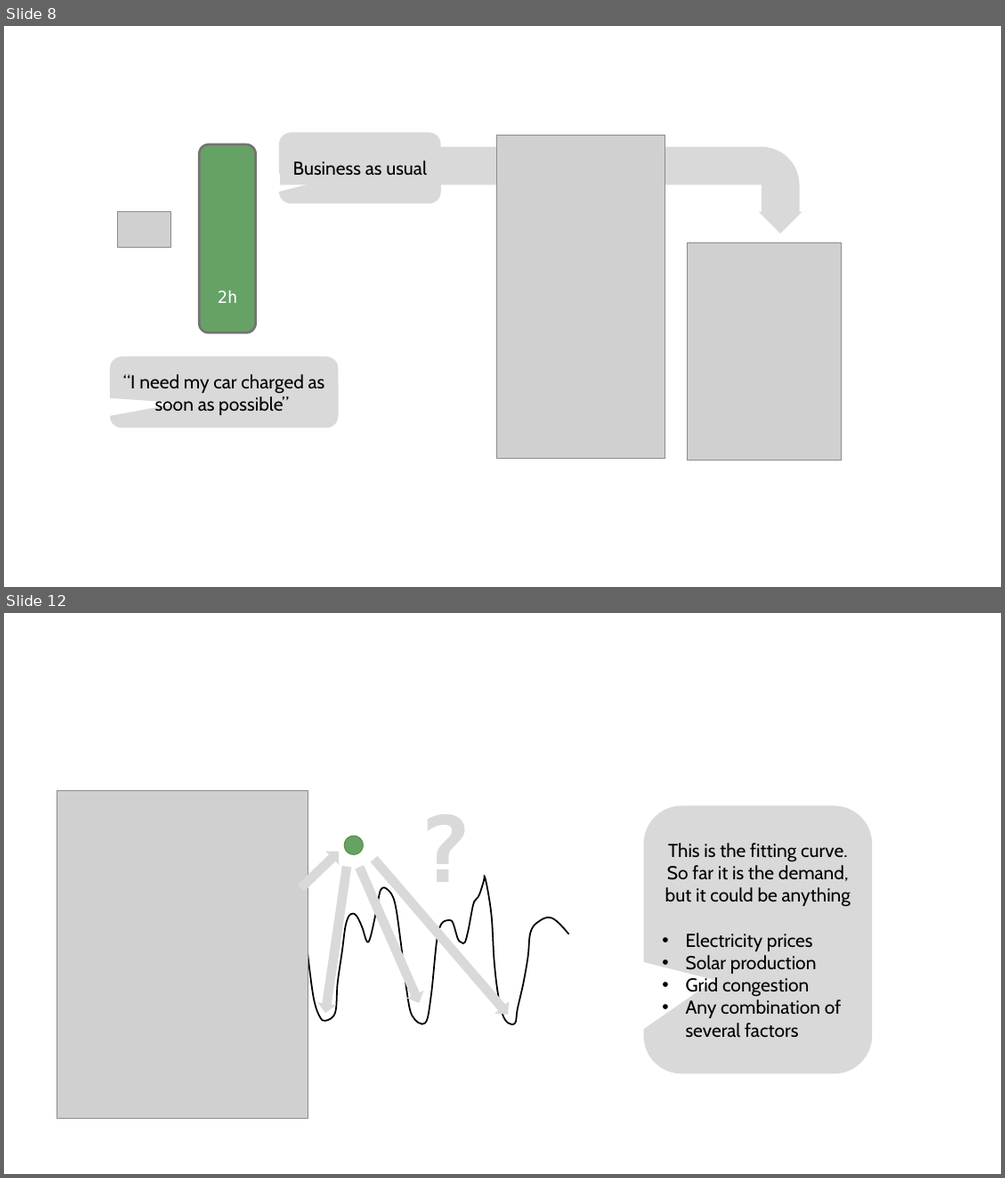
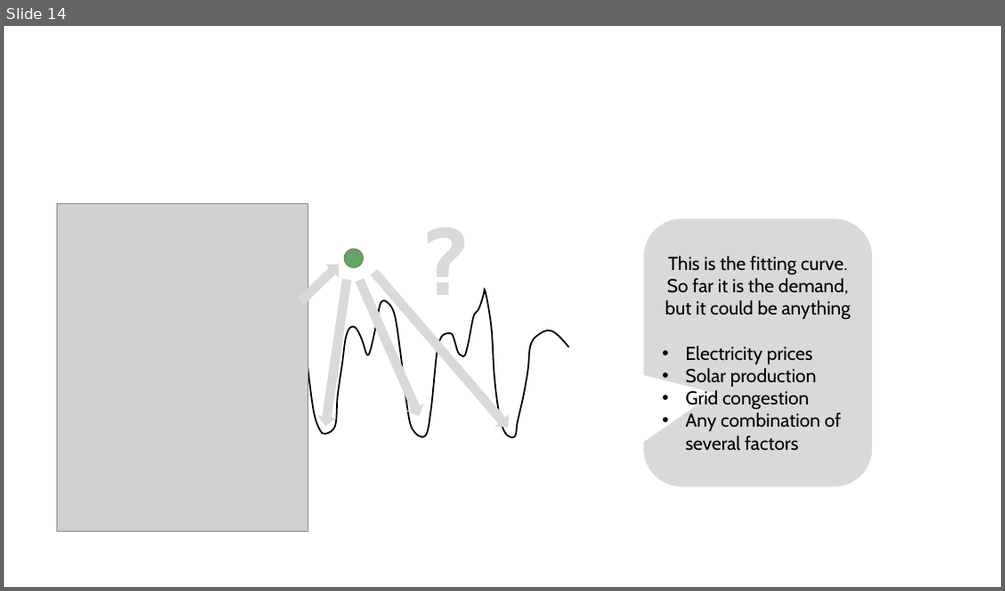
Before and after one commit to cvmartin/eflows.site, a slide deck: support/support_eflows.pptx. Shown one above the other, each under a label of ours: slides 8 and 12 before the commit, slide 14 after it; the slides between them are not shown. The pictures are 1005x1178 and 1005x591 pixels, drawn with LibreOffice and Linux fonts; fonts in the diff are those of the drawing; grey boxes stand for pictures. Boxes give left, top, right and bottom in pixels: in the first picture for what was removed or moved away, otherwise in the second. Text is boxed around its words. In the diff, an @@ line names an element or a change of style, - is before the commit and + after.

```diff
--- a/support/support_eflows.pptx
+++ b/support/support_eflows.pptx
@@ slide 8 removed at bbox=[4, 26, 1001, 587], background #FFFFFF @@
@@ rounded speech box removed at bbox=[279, 132, 441, 203] @@
-Business as usual
@@ rounded rectangle removed at bbox=[199, 144, 255, 332] @@
@@ bent arrow removed at bbox=[280, 146, 802, 233] @@
@@ picture removed at bbox=[497, 135, 665, 458] @@
@@ picture removed at bbox=[118, 211, 171, 248] @@
@@ picture removed at bbox=[688, 242, 841, 459] @@
@@ text removed at bbox=[218, 290, 237, 303] @@
-2h
@@ rounded speech box removed at bbox=[110, 356, 339, 427] @@
-“I need my car charged as soon as possible”
@@ what was slide 12 is now slide 14 @@
```
Also in this commit, not shown: 7 slides changed, 3 slides added, 5 other slides removed, 14 other files.
